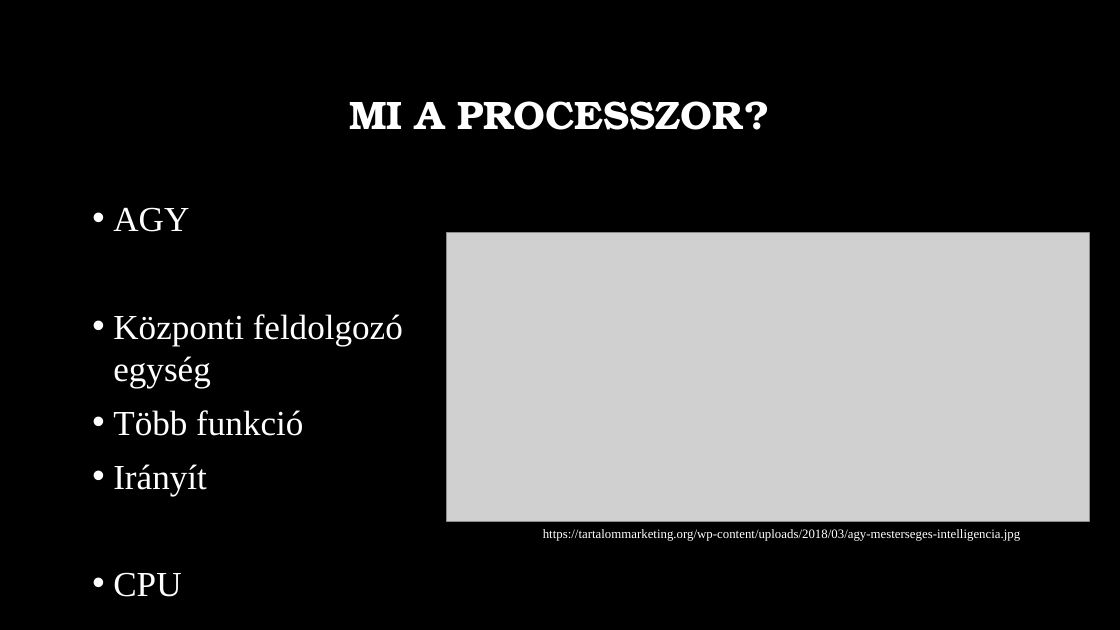
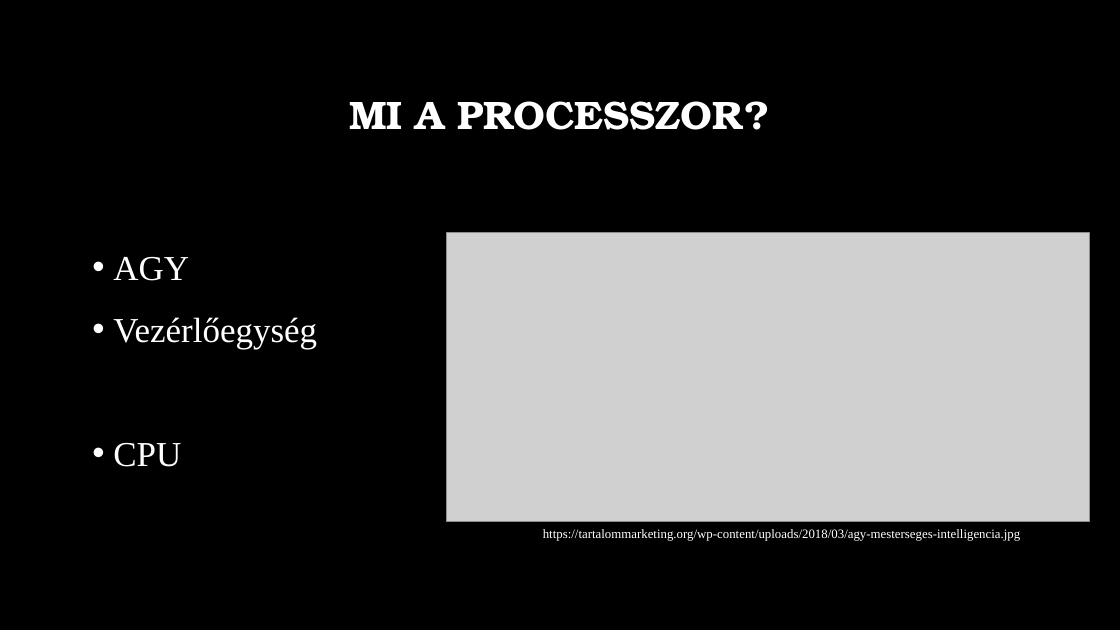
Before and after one commit to MszrsRicsi/Paprika, a slide deck: slide 3 of Processzorok.pptx. Drawn at 1120x630 pixels with LibreOffice and Linux fonts; fonts in the diff are those of the drawing; grey boxes stand for pictures; background and template pictures are left out. Boxes give left, top, right and bottom in pixels: in the first picture for what was removed or moved away, otherwise in the second. Text is boxed around its words. In the diff, an @@ line names an element or a change of style, - is before the commit and + after.

Commit message:
Processzorok ppt folytatása

```diff
--- a/Processzorok.pptx
+++ b/Processzorok.pptx
@@ text "AGY": place and size @@
-text "AGY" at (113,207,403,597)
+text "AGY" at (113,257,317,467)
@@ text at (113,257,189,467): size 30.1 to 30 pt in "AGY", "CPU"; line spacing 1 to 1.2 @@
@@ text at (113,317,317,349): text changed; size 30.1 to 30 pt @@
-• Központi feldolgozó egység
-• Több funkció
-• Irányít
+• Vezérlőegység
```
Also in this commit, not shown: 2 other slides changed, 6 slides added, 4 slides removed.
